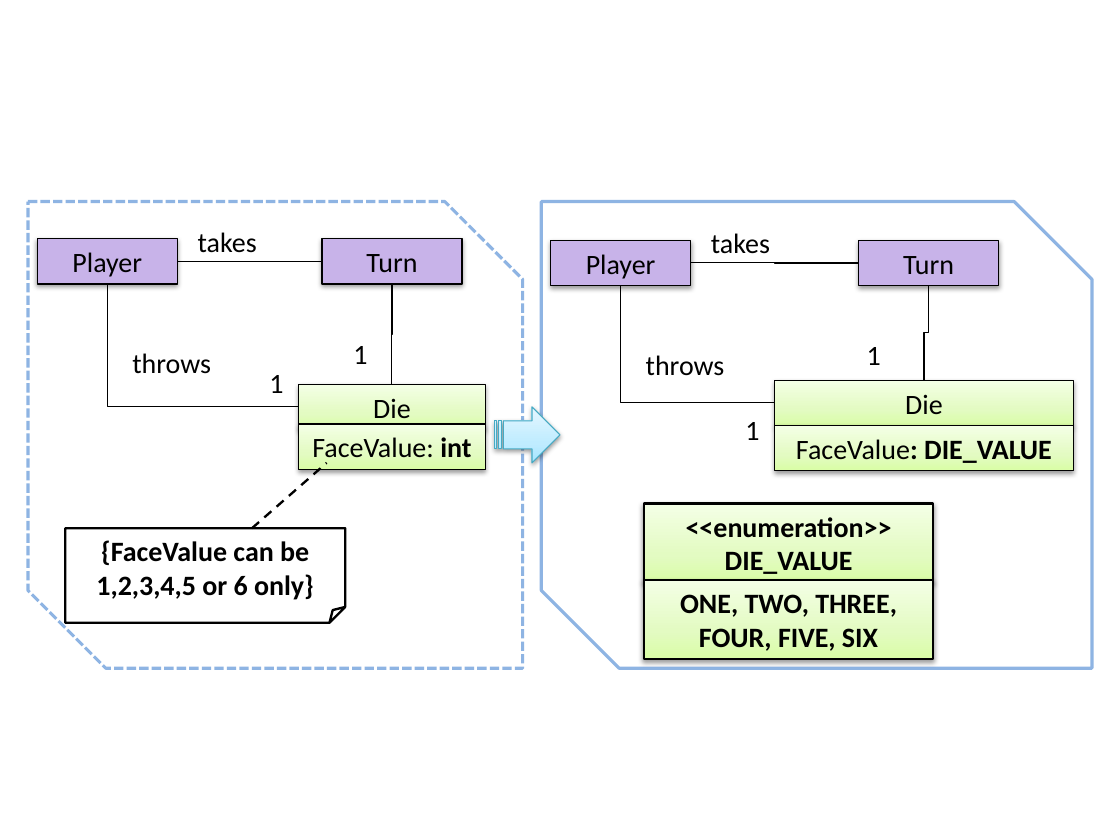
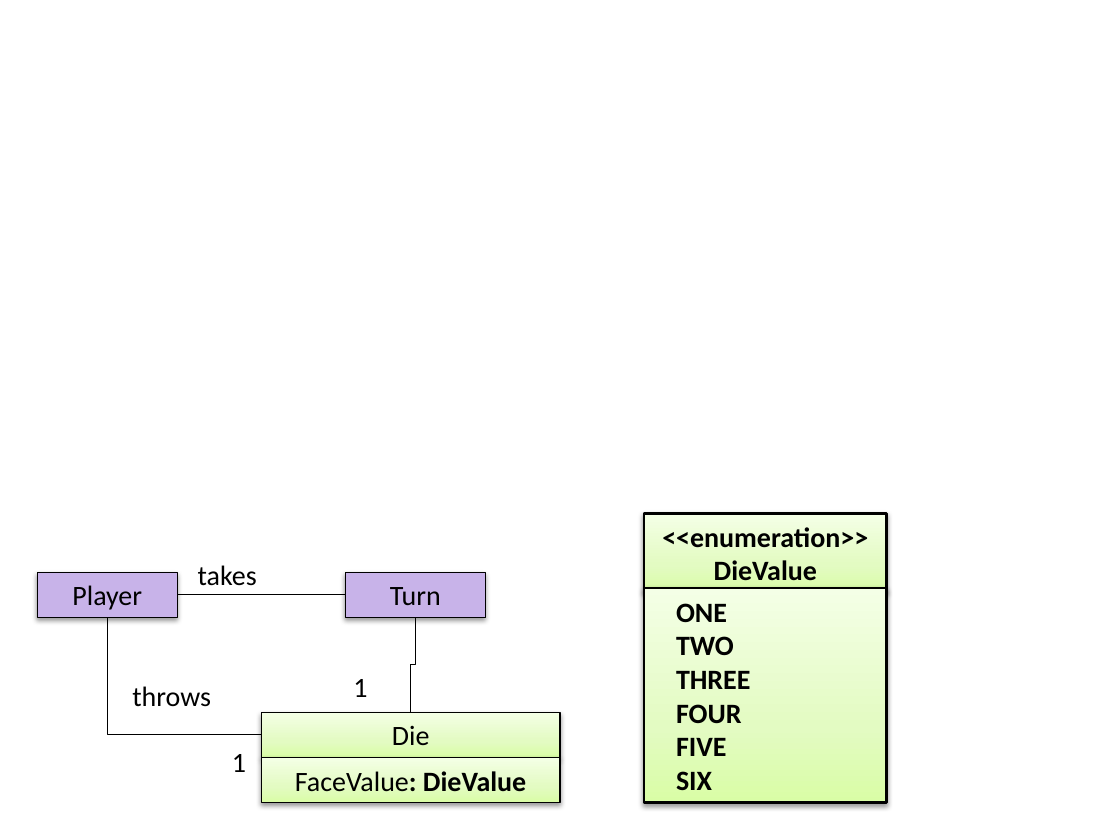
Before and after one commit to se-edu/se-book, a slide deck: slide 1 of diagrams/uml/enumerations/playerTurn.pptx. Drawn at 1120x840 pixels with LibreOffice and Linux fonts; fonts in the diff are those of the drawing. Boxes give left, top, right and bottom in pixels: in the first picture for what was removed or moved away, otherwise in the second. Text is boxed around its words. In the diff, an @@ line names an element or a change of style, - is before the commit and + after.

```diff
--- a/diagrams/uml/enumerations/playerTurn.pptx
+++ b/diagrams/uml/enumerations/playerTurn.pptx
@@ snip diag rect removed at <box>28,202,523,669</box> @@
@@ snip diag rect removed at <box>541,202,1092,669</box> @@
@@ text removed at <box>711,233,770,254</box> @@
-takes
@@ elbow line removed from (177, 261) to (323, 262) @@
@@ rectangle removed at <box>551,241,691,286</box> @@
-Player
@@ rectangle removed at <box>859,241,999,286</box> @@
-Turn
@@ elbow line removed from (108, 284) to (299, 407) @@
@@ elbow line removed from (392, 384) to (392, 284) @@
@@ text removed at <box>646,355,725,376</box> @@
-throws
@@ text removed at <box>867,347,881,365</box> @@
-1
@@ rectangle removed at <box>775,381,1074,426</box> @@
-Die
@@ striped right arrow removed at <box>495,407,560,463</box> @@
@@ rectangle removed at <box>299,424,486,469</box> @@
-FaceValue: int
@@ text removed at <box>745,422,759,440</box> @@
-1
@@ rectangle removed at <box>775,426,1074,470</box> @@
-FaceValue: DIE_VALUE
@@ line removed from (252, 529) to (327, 463) @@
@@ folded corner removed at <box>65,529,345,623</box> @@
-{FaceValue can be 1,2,3,4,5 or 6 only}
@@ rectangle "<<enumeration>> DieValue": place and size @@
-rectangle "<<enumeration>> DieValue" at <box>644,503,933,582</box>
+rectangle "<<enumeration>> DieValue" at <box>644,513,887,592</box>
@@ text in rectangle at <box>662,527,868,581</box>: text changed @@
-<<enumeration>>
-DIE_VALUE
+<<enumeration>>
+DieValue
@@ elbow line moved from (691, 263) - (859, 263) to (177, 595) - (345, 595) @@
@@ rectangle "Turn": place and size @@
-rectangle "Turn" at <box>323,239,463,283</box>
+rectangle "Turn" at <box>345,572,485,617</box>
@@ rectangle "ONE": place and size @@
-rectangle "ONE" at <box>644,580,933,660</box>
+rectangle "ONE" at <box>644,588,887,803</box>
@@ elbow line moved from (620, 286) - (775, 403) to (108, 617) - (261, 735) @@
@@ elbow line moved from (924, 381) - (928, 286) to (411, 712) - (416, 617) @@
@@ text in rectangle at <box>676,603,751,790</box>: text changed @@
-ONE, TWO, THREE, FOUR, FIVE, SIX
+ONE
+TWO
+THREE
+FOUR
+FIVE
+SIX
@@ 2 texts, 1 rectangle: place and size @@
-2 texts, 1 rectangle at <box>37,232,257,374</box>
+2 texts, 1 rectangle at <box>37,565,257,707</box>
@@ text "1": place and size @@
-text "1" at <box>353,346,367,364</box>
+text "1" at <box>353,679,367,697</box>
@@ rectangle "Die": place and size @@
-rectangle "Die" at <box>299,384,486,429</box>
+rectangle "Die" at <box>261,712,560,757</box>
@@ text "1": place and size @@
-text "1" at <box>269,375,283,393</box>
+text "1" at <box>232,754,246,772</box>
@@ rectangle added at <box>261,757,560,802</box>, fill gradient #DAFDA7 to #E4FCC2 to #F5FFE7, outline #000000 0.75 pt, 18 pt, text #000000 @@
+FaceValue: DieValue
```
Also in this commit, not shown: 45 other files.
